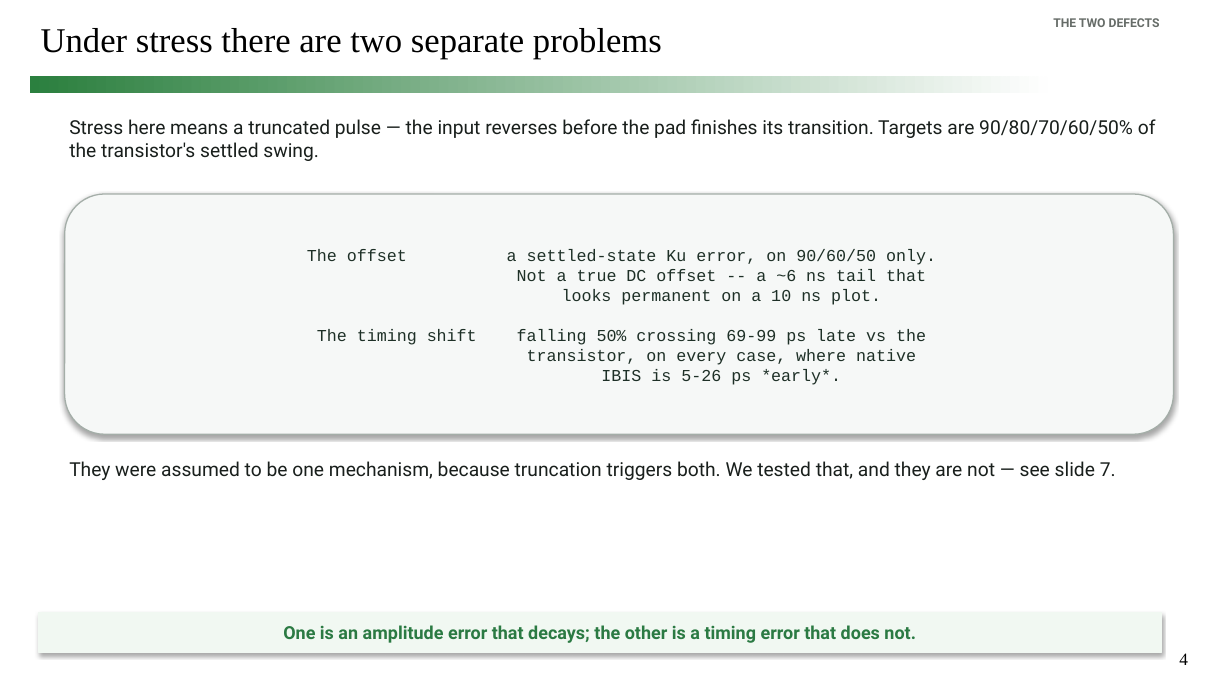
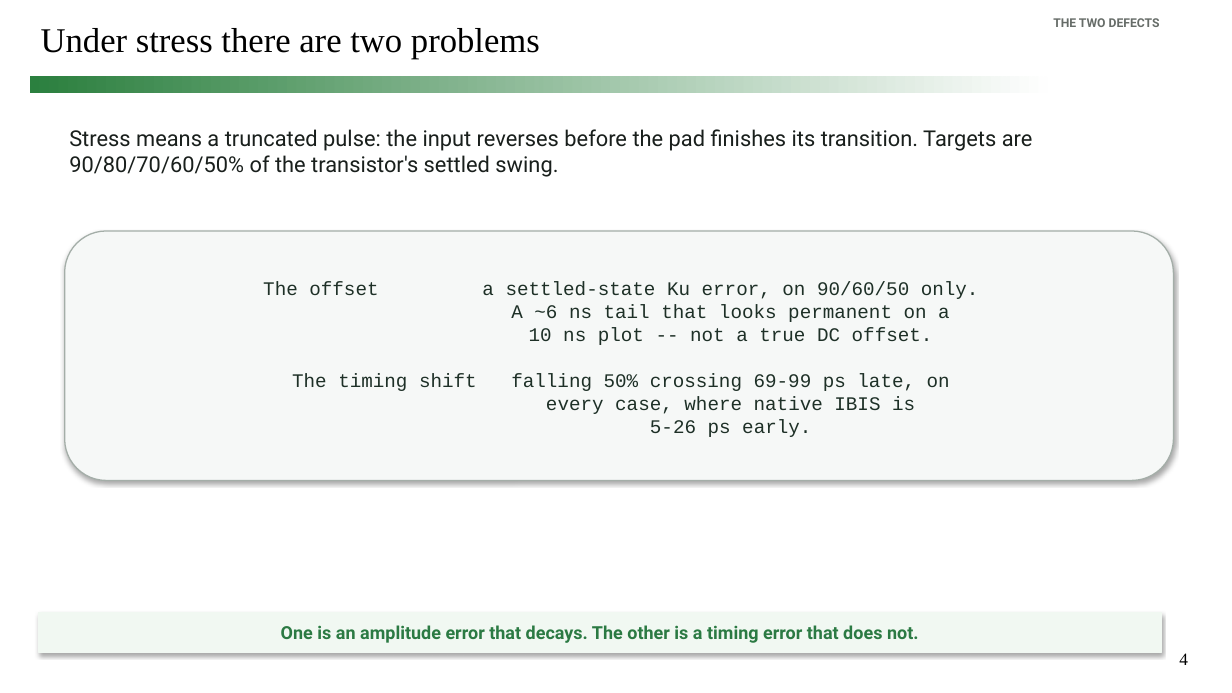
Before and after one commit to simon9721/ibis_comparison, a slide deck: slide 4 of results/meeting_deck_2026-09-04/ibis_pybis_status_2026-09-04.pptx. Drawn at 1232x693 pixels with LibreOffice and Linux fonts; fonts in the diff are those of the drawing. Boxes give left, top, right and bottom in pixels: in the first picture for what was removed or moved away, otherwise in the second. Text is boxed around its words. In the diff, an @@ line names an element or a change of style, - is before the commit and + after.

```diff
--- a/results/meeting_deck_2026-09-04/ibis_pybis_status_2026-09-04.pptx
+++ b/results/meeting_deck_2026-09-04/ibis_pybis_status_2026-09-04.pptx
@@ title at (x1=41, y1=28, x2=540, y2=58): text changed @@
-Under stress there are two separate problems
+Under stress there are two problems
@@ text at (x1=69, y1=129, x2=1033, y2=177): text changed; size 15 to 17 pt @@
-Stress here means a truncated pulse — the input reverses before the pad finishes its transition. Targets are 90/80/70/60/50% of the transistor's settled swing.
+Stress means a truncated pulse: the input reverses before the pad finishes its transition. Targets are 90/80/70/60/50% of the transistor's settled swing.
@@ rounded rectangle "The offset a settled-state Ku ..." resized from (x1=65, y1=194, x2=1174, y2=434) to (x1=65, y1=231, x2=1174, y2=481) @@
@@ text in rounded rectangle at (x1=263, y1=281, x2=979, y2=437): text changed; size 13 to 15 pt @@
-The offset a settled-state Ku error, on 90/60/50 only.
-Not a true DC offset -- a ~6 ns tail that
-looks permanent on a 10 ns plot.
-The timing shift falling 50% crossing 69-99 ps late vs the
-transistor, on every case, where native
-IBIS is 5-26 ps *early*.
+The offset a settled-state Ku error, on 90/60/50 only.
+A ~6 ns tail that looks permanent on a
+10 ns plot -- not a true DC offset.
+The timing shift falling 50% crossing 69-99 ps late, on
+every case, where native IBIS is
+5-26 ps early.
@@ text removed at (x1=69, y1=461, x2=1116, y2=480) @@
-They were assumed to be one mechanism, because truncation triggers both. We tested that, and they are not — see slide 7.
@@ text in rectangle at (x1=281, y1=625, x2=919, y2=643): text changed @@
-One is an amplitude error that decays; the other is a timing error that does not.
+One is an amplitude error that decays. The other is a timing error that does not.
```
Also in this commit, not shown: 12 other slides changed, 2 slides added, 1 slide removed, 9 other files.
